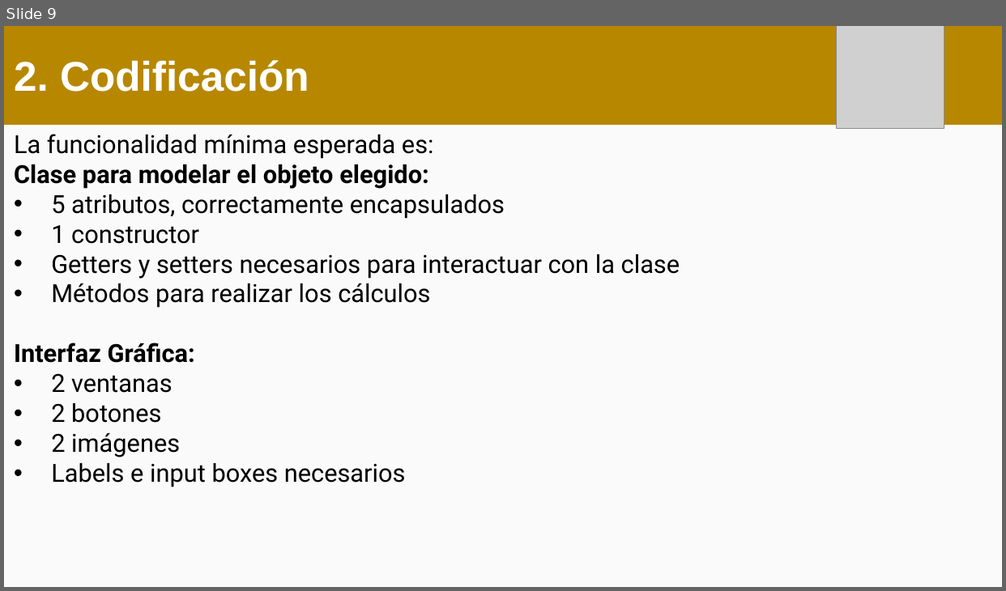
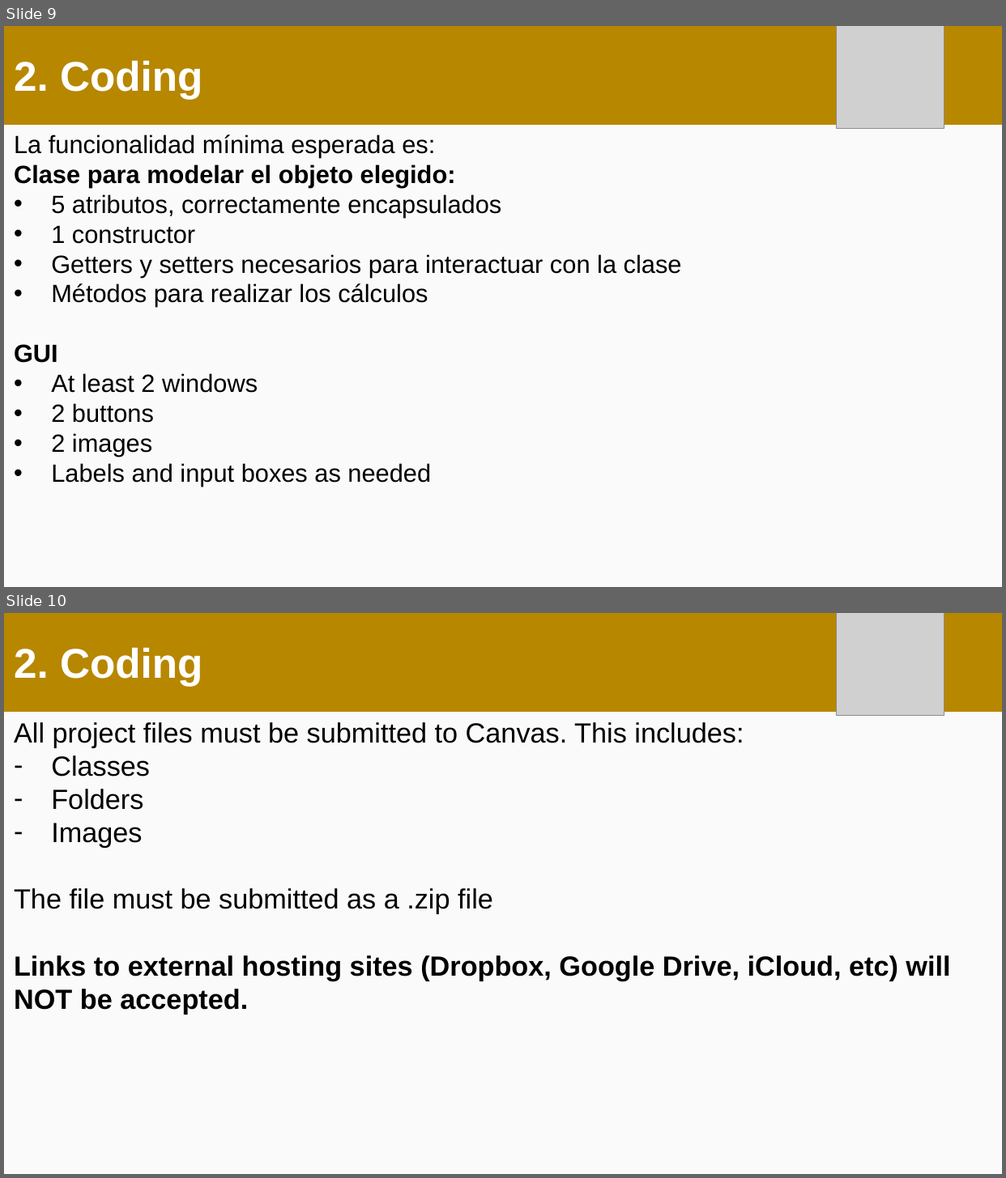
Before and after one commit to OMardil/CS2_2024_EN, a slide deck: PROYECTO/01 Medium Level/PROY_M00.pptx. Shown one above the other, each under a label of ours: slide 9 before the commit, slides 9 and 10 after it. The pictures are 1006x591 and 1006x1178 pixels, drawn with LibreOffice and Linux fonts; fonts in the diff are those of the drawing; grey boxes stand for pictures. Boxes give left, top, right and bottom in pixels: in the first picture for what was removed or moved away, otherwise in the second. Text is boxed around its words. In the diff, an @@ line names an element or a change of style, - is before the commit and + after.

```diff
--- a/PROYECTO/01 Medium Level/PROY_M00.pptx
+++ b/PROYECTO/01 Medium Level/PROY_M00.pptx
@@ slide 10 added at (4,613,1002,1174), background #FAFAFA @@
@@ rectangle added at (4,613,1002,711), fill #B78700, outline #B78700 2 pt, 30 pt, text #FFFFFF, bold @@
+2. Coding
@@ picture added at (836,613,944,716) @@
@@ text added at (14,722,950,1014), 20 pt, text #000000 @@
+All project files must be submitted to Canvas. This includes:
+– Classes
+– Folders
+– Images
+The file must be submitted as a .zip file
+Links to external hosting sites (Dropbox, Google Drive, iCloud, etc) will NOT be accepted.
@@ slide 9 changed as well @@
@@ text in rectangle at (14,60,202,99): text changed @@
-2. Codificación
+2. Coding
@@ text at (14,135,682,307): font Roboto to Arial in "La funcionalidad mínima esperada es:", "Clase para modelar el objeto elegido:", "5 atributos, correctamente encapsulados", "1 constructor" and 2 more places @@
@@ text at (14,344,431,487): text changed; font Roboto to Arial @@
-Interfaz Gráfica:
-• 2 ventanas
-• 2 botones
-• 2 imágenes
-• Labels e input boxes necesarios
+GUI
+• At least 2 windows
+• 2 buttons
+• 2 images
+• Labels and input boxes as needed
```
Also in this commit, not shown: 2 other slides changed, 8 other slides added, 10 slides removed.
